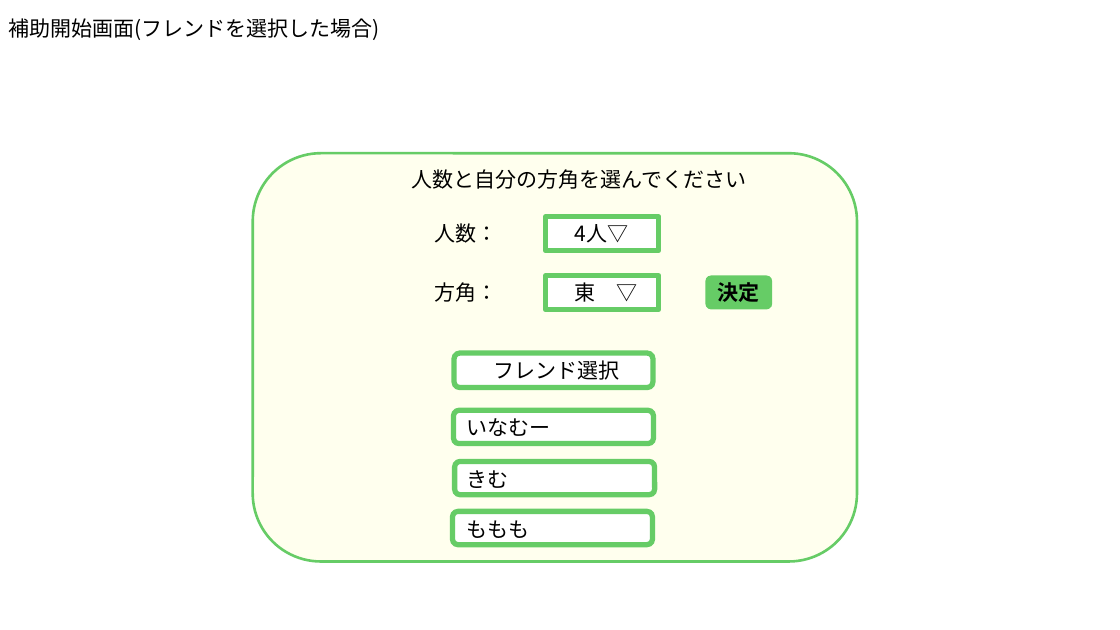
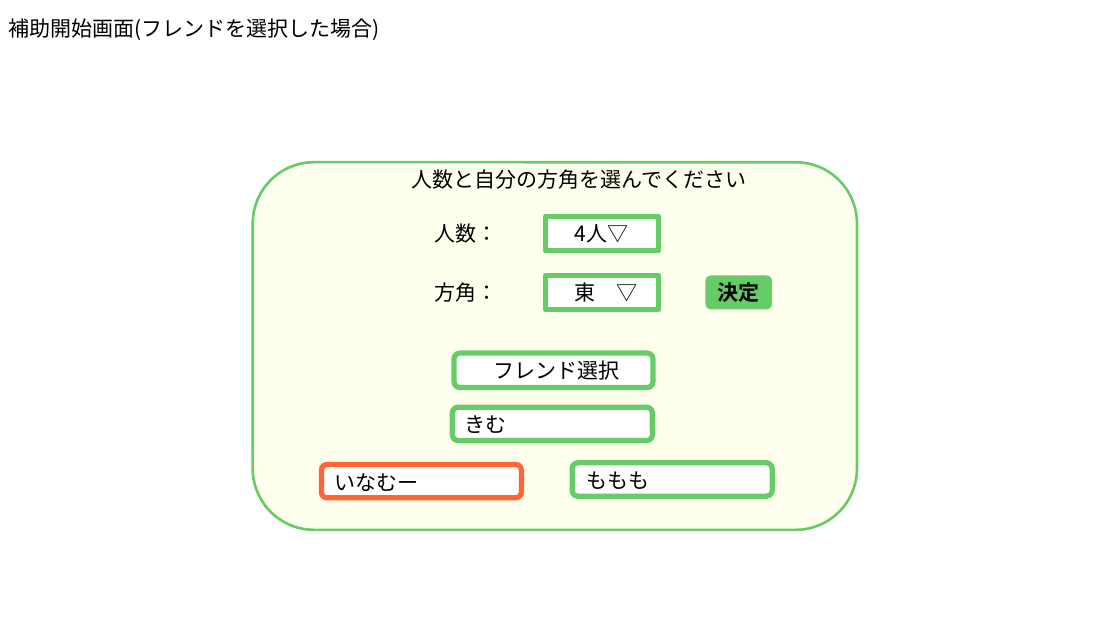
Before and after one commit to plusdojo2024/B5, a slide deck: slide 5 of doc/02_外部設計/外部設計_麻雀アプリ.pptx. Drawn at 1120x630 pixels with LibreOffice and Linux fonts; fonts in the diff are those of the drawing. Boxes give left, top, right and bottom in pixels: in the first picture for what was removed or moved away, otherwise in the second. Text is boxed around its words. In the diff, an @@ line names an element or a change of style, - is before the commit and + after.

```diff
--- a/doc/02_外部設計/外部設計_麻雀アプリ.pptx
+++ b/doc/02_外部設計/外部設計_麻雀アプリ.pptx
@@ rounded rectangle resized from (x1=253, y1=153, x2=857, y2=561) to (x1=253, y1=162, x2=857, y2=530) @@
@@ rounded rectangle moved from (x1=455, y1=461, x2=655, y2=495) to (x1=453, y1=408, x2=653, y2=441) @@
@@ text "きむ" moved from (x1=467, y1=470, x2=509, y2=488) to (x1=464, y1=415, x2=506, y2=433) @@
@@ rounded rectangle moved from (x1=454, y1=410, x2=654, y2=444) to (x1=322, y1=465, x2=522, y2=498) @@
@@ rounded rectangle at (x1=322, y1=465, x2=522, y2=498): outline #66CC66 4.5 pt to #FF6633 4.5 pt @@
@@ text "いなむー" moved from (x1=467, y1=418, x2=551, y2=436) to (x1=335, y1=473, x2=419, y2=491) @@
@@ rounded rectangle moved from (x1=453, y1=512, x2=653, y2=545) to (x1=572, y1=463, x2=772, y2=497) @@
@@ text "ももも" moved from (x1=467, y1=520, x2=530, y2=538) to (x1=586, y1=471, x2=649, y2=489) @@
```
Also in this commit, not shown: 2 other slides changed, 1 slide added, 2 other files.
